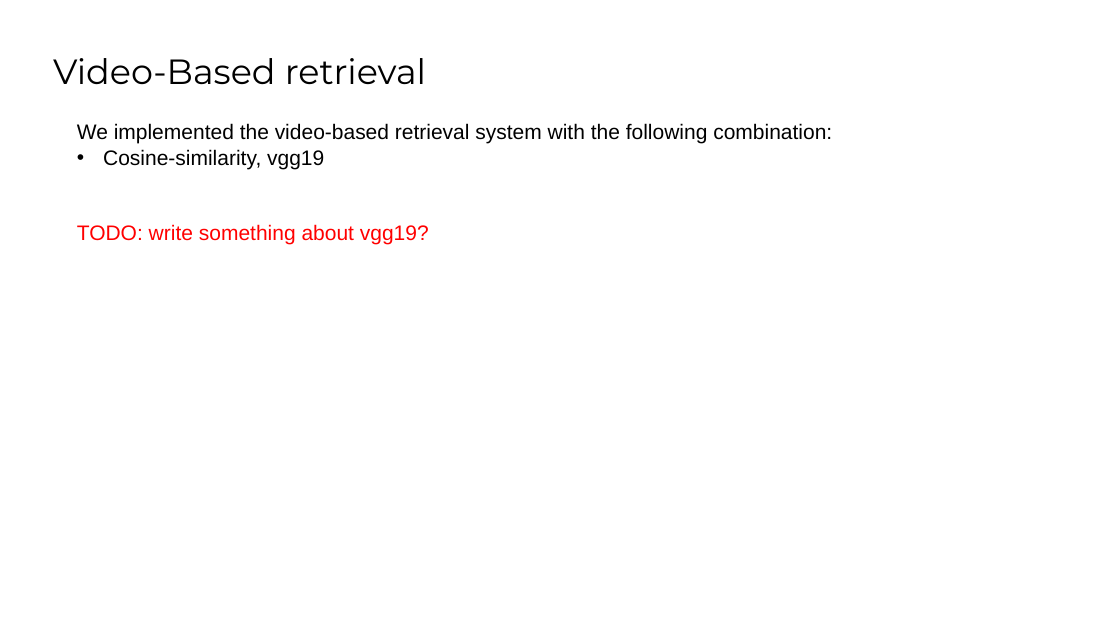
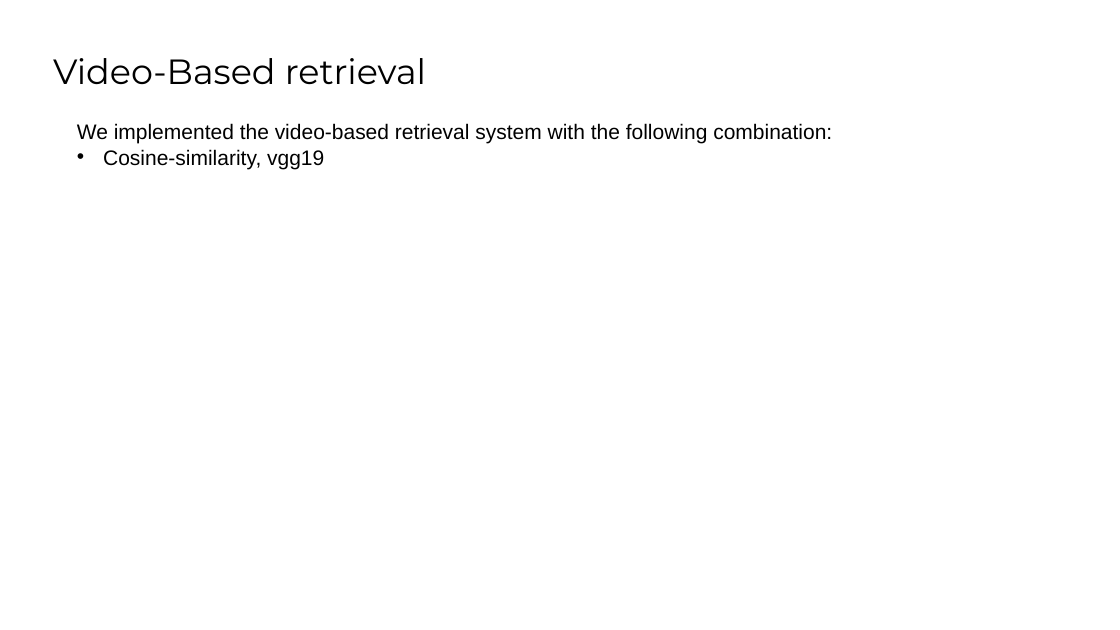
Before and after one commit to SaraCoolman/MMSR, a slide deck: slide 15 of project_3_team_E/Final Presentation.pptx. Drawn at 1120x630 pixels with LibreOffice and Linux fonts; fonts in the diff are those of the drawing; background and template pictures are left out. Boxes give left, top, right and bottom in pixels: in the first picture for what was removed or moved away, otherwise in the second. Text is boxed around its words. In the diff, an @@ line names an element or a change of style, - is before the commit and + after.

```diff
--- a/project_3_team_E/Final Presentation.pptx
+++ b/project_3_team_E/Final Presentation.pptx
@@ text at (x1=77, y1=224, x2=429, y2=245): paragraph removed @@
-TODO: write something about vgg19?
```
Also in this commit, not shown: 12 other slides changed, 1 slide added, 1 slide removed, 1 other file.
